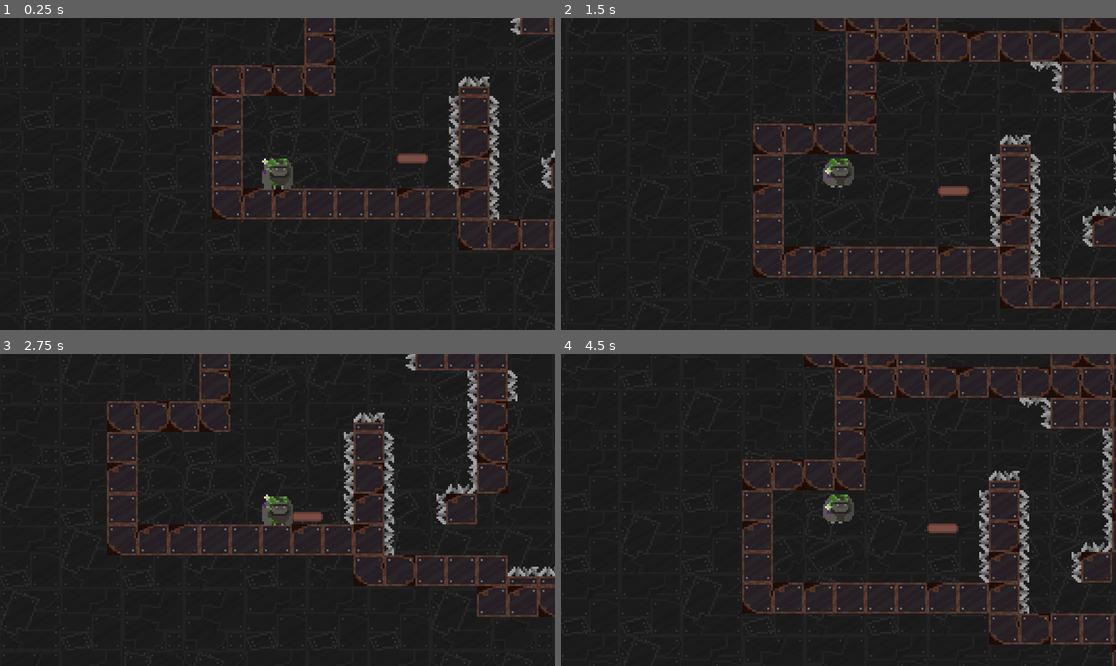
Above: before the commit, frames 1-4 (two rows, left to right).
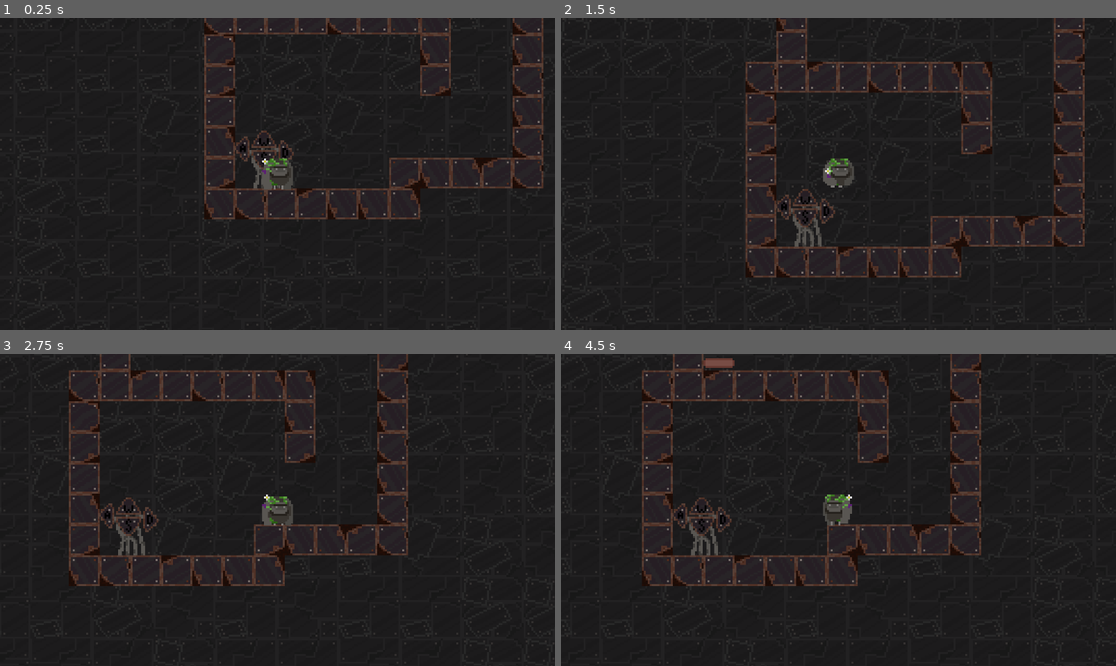
Above: after the commit, the same moments.

Repository: wespd/gmtkgamejam
Game: Godot game, scene res://scenes/Levels.tscn
The game is run twice, just before and just after one commit, with the same random seed, the same clock (stepped at 60 frames per second) and the same inputs.
Inputs:
- Up to frame 1 (0.25 s): no input
- Up to frame 2 (1.5 s): hold Shift (dash) 0.53-1.28 s; hold D (move_right) from 0.53 s (still down); tap Space (jump) at 0.77 s; tap Shift (dash) at 1.35 s
- Up to frame 3 (2.75 s): tap Space (jump) at 1.52 s; release D (move_right) at 2.03 s; hold A (move_left) from 2.03 s (still down); hold Shift (dash) from 2.03 s (still down)
- Up to frame 4 (4.5 s): release A (move_left) at 2.78 s; release Shift (dash) at 2.78 s; hold D (move_right) 2.78-4.28 s; tap Shift (dash) at 2.85, 4.35 s; tap Space (jump) at 3.02, 3.77 s; hold Shift (dash) 3.53-4.28 s; hold A (move_left) from 4.28 s (still down)

The runs differ from the first frame. In frame 1, 8.6% of the frame differs, in the area x 0-100%, y 0-100%; in frame 2, 12%; in frame 3, 12%; in frame 4, 14%.

Commit message:
Update Levels.tscn

Diff:
--- a/gmtk-2025/scenes/Levels.tscn
+++ b/gmtk-2025/scenes/Levels.tscn
@@ -164,7 +164,6 @@
 [node name="Levels" type="Node2D"]
 
 [node name="TileMapLayer" type="TileMapLayer" parent="."]
-visible = false
 tile_map_data = PackedByteArray("AAD9/wAAAQACAAAAAAD+/wAAAQAAAAAAAAD//wAAAQADAAAAAAACAAAAAQADAAAAAFACAP//AQADAAAAADADAP …(5632 unchanged characters)…
 tile_set = SubResource("TileSet_yy5r2")
 script = ExtResource("3_3gjsn")
@@ -173,14 +172,12 @@
 metadata/_custom_type_script = "uid://be4bl6otwicby"
 
 [node name="TileMapLayer2" type="TileMapLayer" parent="."]
-visible = false
 tile_map_data = PackedByteArray("AAD9/wAAAQACAAAAAAD+/wAAAQABAAAAAAD//wAAAQABAAAAAAD//wEAAQABAAAAAAACAAEAAQAAAAAAAAACAA …(6112 unchanged characters)…
 tile_set = SubResource("TileSet_yy5r2")
 script = ExtResource("3_3gjsn")
 metadata/_custom_type_script = "uid://be4bl6otwicby"
 
 [node name="TileMapLayer3" type="TileMapLayer" parent="."]
-visible = false
 tile_map_data = PackedByteArray("AAD9/wAAAQACAAAAAAD+/wAAAQABAAAAAAD//wAAAQABAAAAAAD//wEAAQABAAAAAAACAAEAAQAAAAAAAAACAA …(6400 unchanged characters)…
 tile_set = SubResource("TileSet_yy5r2")
 script = ExtResource("3_3gjsn")
@@ -190,8 +187,6 @@
 tile_map_data = PackedByteArray("AAD9/wAAAQAAAAAAAAD+/wAAAQACAAAAAAD//wAAAQADAAAAAAD//wEAAQABAAAAAAACAAEAAQABAAAAAAACAA …(6800 unchanged characters)…
 tile_set = SubResource("TileSet_yy5r2")
 script = ExtResource("3_3gjsn")
-is_testing_this_level = true
-desired_level = 3
 metadata/_custom_type_script = "uid://be4bl6otwicby"
 
 [node name="SpawnMarker" type="Marker2D" parent="."]
